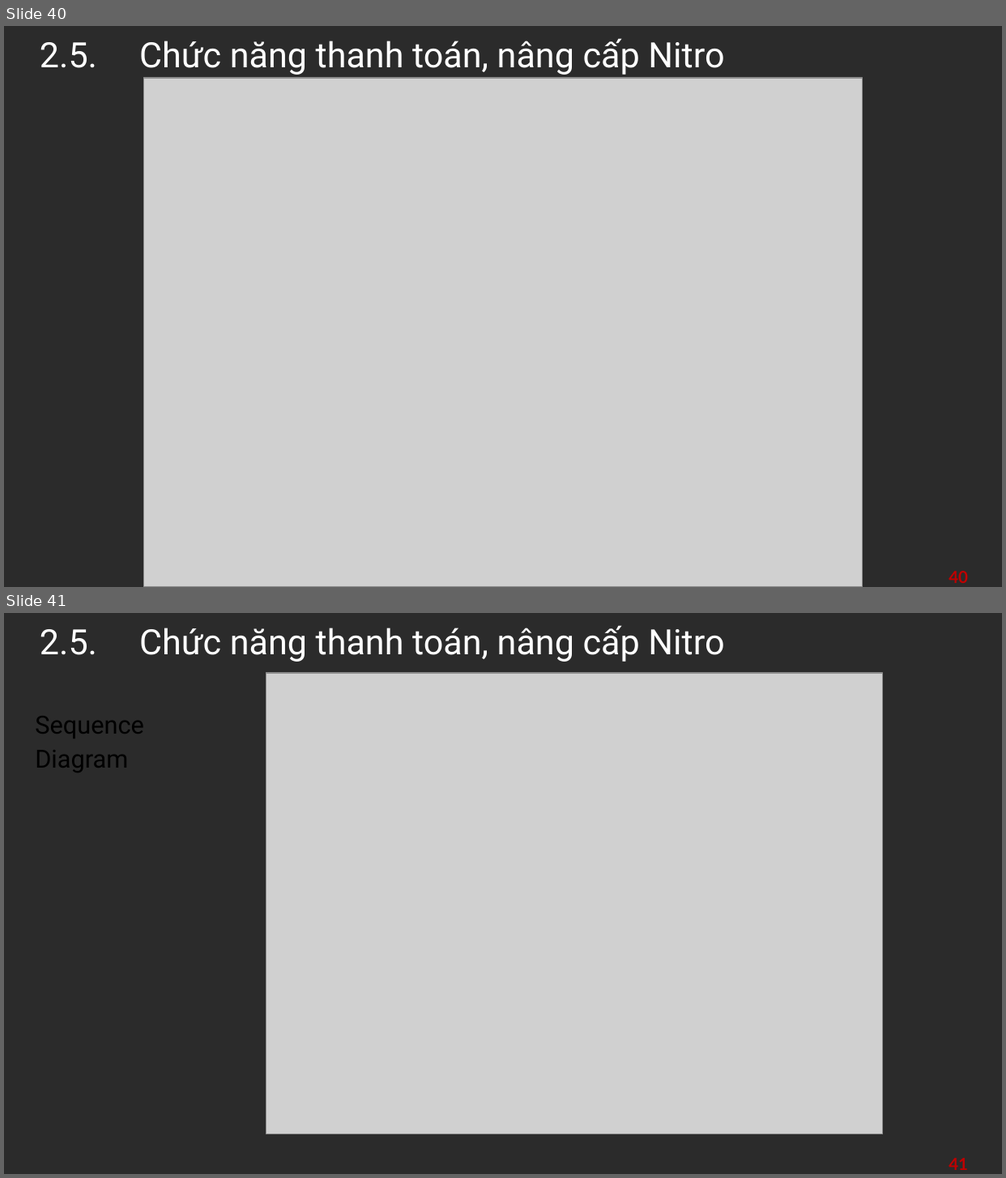
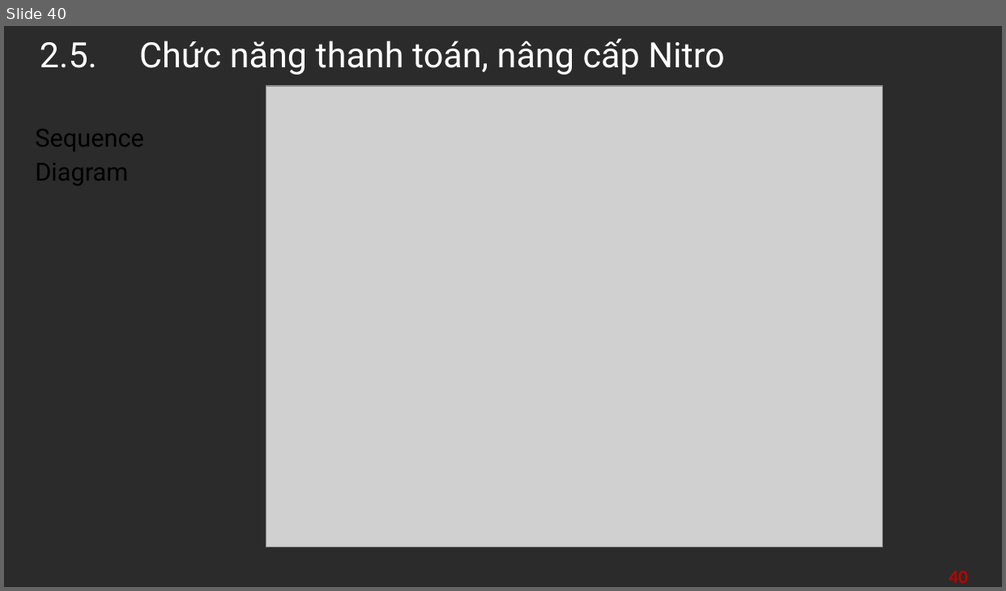
Before and after one commit to DUYCUTEPHOMAIQUE/IT3120-PTTKHT, a slide deck: Slide/PTTK-HT.pptx. Shown one above the other, each under a label of ours: slides 40 and 41 before the commit, slide 40 after it. The pictures are 1006x1178 and 1006x591 pixels, drawn with LibreOffice and Linux fonts; fonts in the diff are those of the drawing; grey boxes stand for pictures; background and template pictures are left out; a plain dark background stands for a picture behind light text. Boxes give left, top, right and bottom in pixels: in the first picture for what was removed or moved away, otherwise in the second. Text is boxed around its words. In the diff, an @@ line names an element or a change of style, - is before the commit and + after.

```diff
--- a/Slide/PTTK-HT.pptx
+++ b/Slide/PTTK-HT.pptx
@@ slide 40 removed at <box>4,26,1002,587</box>, background picture (left out) @@
@@ title removed at <box>40,38,724,75</box> @@
-2.5. Chức năng thanh toán, nâng cấp Nitro
@@ picture removed at <box>143,78,863,587</box> @@
@@ page number removed at <box>948,571,968,583</box> @@
-40
@@ what was slide 41 is now slide 40 @@
@@ page number at <box>948,571,968,583</box>: text changed @@
-41
+40
```
Also in this commit, not shown: 5 slides changed.
